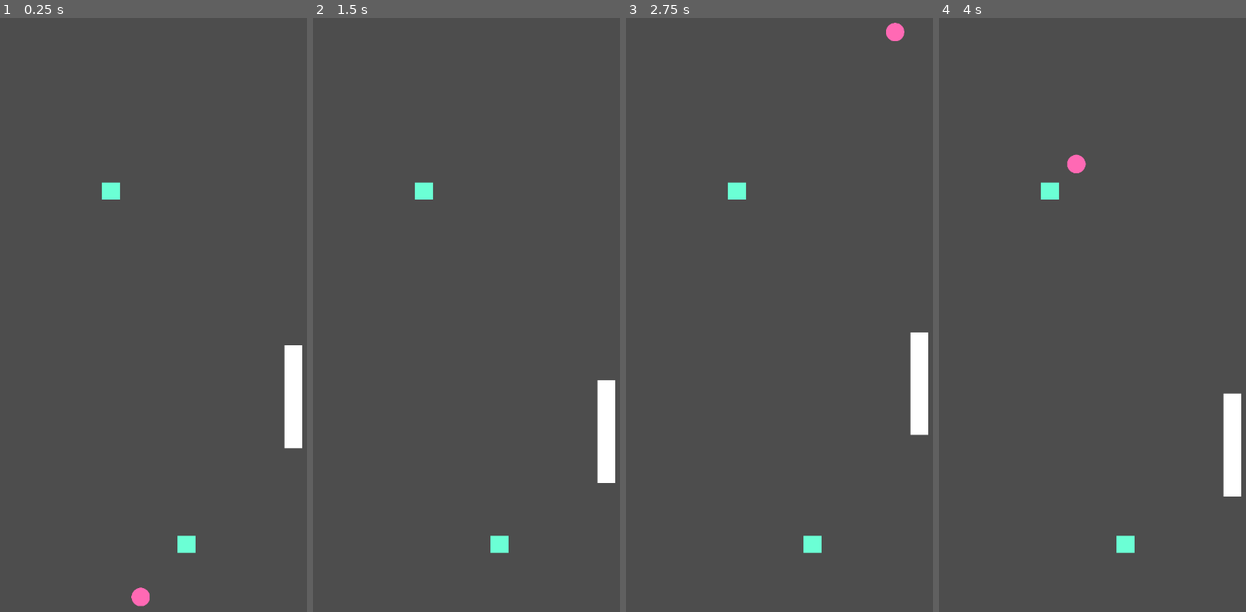
Above: before the commit, frames 1-4 (left to right).
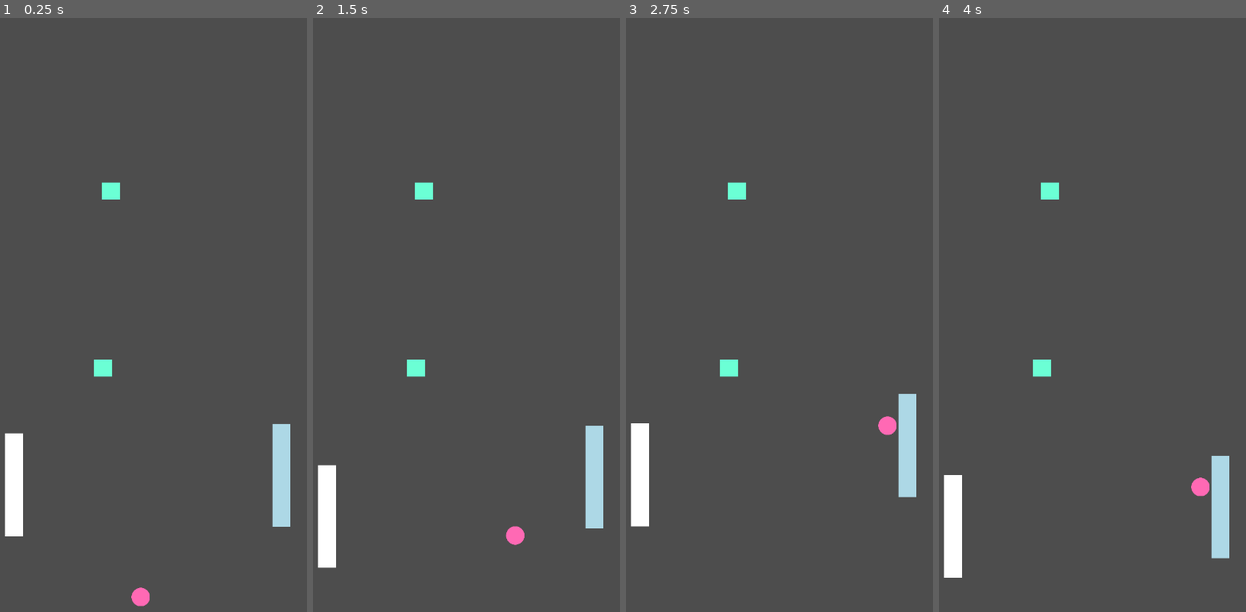
Above: after the commit, the same moments.

Repository: felipedfe/ricochet-godot
Game: Godot game, scene res://scenes/main.tscn
Same seed, same stepped clock (60 frames per second), same inputs: the game is played once before the commit and once after it.
Inputs (mouse positions are in pixels of both pictures, inside the frame that each line leads up to):
- Up to frame 1 (0.25 s): no input
- Up to frame 2 (1.5 s): move the mouse to (534, 261) at 0.52 s; click (534, 261) at 0.6 s; tap D (d) at 0.8, 1.35 s; move the mouse to (383, 326) at 1.27 s
- Up to frame 3 (2.75 s): click (696, 326) at 1.55 s; move the mouse to (804, 154) at 2.02 s; click (804, 154) at 2.1 s; tap D (d) at 2.3 s
- Up to frame 4 (4 s): move the mouse to (1061, 421) at 2.77 s; tap D (d) at 2.85, 3.8 s; click (1061, 421) at 3.05 s; move the mouse to (1187, 386) at 3.52 s; click (1187, 386) at 3.6 s

The runs differ from the first frame. In frame 1, 3.4% of the frame differs, in the area x 1-99%, y 55-91%; in frame 2, 3.4%; in frame 3, 3.6%, in the area x 1-99%, y 0-91%; in frame 4, 3.6%.

Commit message:
start creating grab bar

Diff:
--- /dev/null
+++ b/global.gd
@@ -0,0 +1,4 @@
+extends Node
+
+
+var ball_ready_to_launch = true
--- a/project.godot
+++ b/project.godot
@@ -14,6 +14,10 @@
 run/main_scene="uid://dgthmi1oursx1"
 config/features=PackedStringArray("4.5", "Mobile")
 config/icon="res://icon.svg"
+
+[autoload]
+
+Global="*res://scenes/global.tscn"
 
 [display]
 
--- a/scenes/bar_motion.tscn
+++ b/scenes/bar_motion.tscn
@@ -4,15 +4,16 @@
 [ext_resource type="Texture2D" uid="uid://de57akf2ckup2" path="res://assets/bar-default.png" id="2_yj06k"]
 
 [sub_resource type="RectangleShape2D" id="RectangleShape2D_ph1en"]
-size = Vector2(26.548672, 145.88234)
+size = Vector2(17.924835, 118.10841)
 
-[node name="MotionBarDefault" type="AnimatableBody2D"]
+[node name="BarMotion" type="AnimatableBody2D"]
+scale = Vector2(1.333, 1.275)
 script = ExtResource("1_a455q")
 
 [node name="BarSprite" type="Sprite2D" parent="."]
-scale = Vector2(1.3333333, 1.275)
 texture = ExtResource("2_yj06k")
 
 [node name="CollisionShape2D" type="CollisionShape2D" parent="."]
+position = Vector2(0.3750938, 0)
 scale = Vector2(1.13, 1.275)
 shape = SubResource("RectangleShape2D_ph1en")
--- /dev/null
+++ b/scenes/bar_motion_grab.tscn
@@ -0,0 +1,19 @@
+[gd_scene load_steps=4 format=3 uid="uid://c2ot0whx3iwi2"]
+
+[ext_resource type="Texture2D" uid="uid://de57akf2ckup2" path="res://assets/bar-default.png" id="1_6vroq"]
+[ext_resource type="Script" uid="uid://dn7rkf5sns7gs" path="res://scripts/bar_motion_grab.gd" id="1_eg0dk"]
+
+[sub_resource type="RectangleShape2D" id="RectangleShape2D_k8o8g"]
+size = Vector2(20, 149)
+
+[node name="BarMotionGrab" type="AnimatableBody2D"]
+scale = Vector2(1.333, 1.275)
+script = ExtResource("1_eg0dk")
+
+[node name="BarSprite" type="Sprite2D" parent="."]
+texture = ExtResource("1_6vroq")
+
+[node name="CollisionShape2D" type="CollisionShape2D" parent="."]
+position = Vector2(0, -0.5)
+shape = SubResource("RectangleShape2D_k8o8g")
+debug_color = Color(0.9538558, 2.0214916e-06, 0.5649288, 0.41960785)
--- /dev/null
+++ b/scenes/global.tscn
@@ -0,0 +1,6 @@
+[gd_scene load_steps=2 format=3 uid="uid://d3npdke84hmj7"]
+
+[ext_resource type="Script" uid="uid://o2am6ht281l3" path="res://global.gd" id="1_4pk28"]
+
+[node name="Global" type="Node"]
+script = ExtResource("1_4pk28")
--- a/scenes/level_1.tscn
+++ b/scenes/level_1.tscn
@@ -1,10 +1,11 @@
-[gd_scene load_steps=6 format=3 uid="uid://lnyqabnmu4ek"]
+[gd_scene load_steps=7 format=3 uid="uid://lnyqabnmu4ek"]
 
 [ext_resource type="PackedScene" uid="uid://dl5hd3nrepmkm" path="res://scenes/ball.tscn" id="1_014kd"]
 [ext_resource type="Script" uid="uid://5lx33s3kr54w" path="res://scripts/level_1.gd" id="1_bswci"]
 [ext_resource type="Script" uid="uid://p80bctg35b7g" path="res://scripts/ball.gd" id="3_rus8k"]
 [ext_resource type="PackedScene" uid="uid://8y8qv0vrfw6w" path="res://scenes/bar_motion.tscn" id="4_5xbjy"]
 [ext_resource type="PackedScene" uid="uid://b1n4uu3aa7u77" path="res://scenes/warpzone.tscn" id="5_4nkto"]
+[ext_resource type="PackedScene" uid="uid://c2ot0whx3iwi2" path="res://scenes/bar_motion_grab.tscn" id="5_fcfvj"]
 
 [node name="Level1" type="Node2D"]
 script = ExtResource("1_bswci")
@@ -21,7 +22,7 @@
 metadata/_edit_lock_ = true
 
 [node name="BarMotion1" parent="." instance=ExtResource("4_5xbjy")]
-position = Vector2(667, 801)
+position = Vector2(105, 978)
 
 [node name="Warpzone" parent="." instance=ExtResource("5_4nkto")]
 position = Vector2(95, 546)
@@ -39,12 +40,16 @@
 scale = Vector2(1.2, 1.2)
 
 [node name="WarpA" parent="Warpzone2" index="0"]
-position = Vector2(302.5, 840.8334)
+position = Vector2(162.5, 545.8334)
 
 [node name="WarpB" parent="Warpzone2" index="1"]
 position = Vector2(175.83334, 249.16664)
 
+[node name="BarMotionGrab1" parent="." instance=ExtResource("5_fcfvj")]
+position = Vector2(643, 959)
+
 [connection signal="screen_exited" from="Ball/VisibleOnScreenNotifier2D2" to="." method="_on_visible_on_screen_notifier_2d_screen_exited"]
 
+[editable path="Ball"]
 [editable path="Warpzone"]
 [editable path="Warpzone2"]
--- a/scenes/warpzone.tscn
+++ b/scenes/warpzone.tscn
@@ -1,6 +1,6 @@
 [gd_scene load_steps=4 format=3 uid="uid://b1n4uu3aa7u77"]
 
-[ext_resource type="Script" uid="uid://c8iuwol7260n0" path="res://scenes/warpzone.gd" id="1_t715l"]
+[ext_resource type="Script" uid="uid://c8iuwol7260n0" path="res://scripts/warpzone.gd" id="1_t715l"]
 [ext_resource type="Script" uid="uid://b5wii08qsqq4f" path="res://scripts/warp.gd" id="3_iqvb7"]
 
 [sub_resource type="RectangleShape2D" id="RectangleShape2D_aaglj"]
--- a/scripts/ball.gd
+++ b/scripts/ball.gd
@@ -1,47 +1,42 @@
-#extends CharacterBody2D
-#
-#@export var speed := 1500
-#var direction := Vector2.ZERO
-#var motion: Vector2
-#
-#func _ready():
-	#direction = Vector2.ZERO
-	#$BallSprite.modulate = Color.HOT_PINK # para pintar a bola
-#
-#func launch():
-	## (1, -1) = pra direita e pra cima
-	#direction = Vector2(1, -1).normalized() # normalized é pra deixar a velocidade diagonal não muito rápida
-#
-#func reset():
-	#direction = Vector2.ZERO
-	#motion = Vector2.ZERO
-#
-#func _physics_process(delta):
-	#if direction != Vector2.ZERO:
-		#motion = direction * speed * delta
-		#var collision = move_and_collide(motion)
-#
-		#if collision:
-			#direction = direction.bounce(collision.get_normal())
-				#
-
 extends CharacterBody2D
+class_name Ball
 
 @export var speed: float = 1500.0
-@export var separation_push: float = 1.0 # empurra pra fora após colisão (ajuste fino)
+#@export var separation_push: float = 1.0 # empurra pra fora após colisão (ajuste fino)
 
 var direction: Vector2 = Vector2.ZERO
+var current_direction: Vector2 = Vector2(1, -1)
+var ball_radius: float
 
 func _ready() -> void:
 	direction = Vector2.ZERO
 	$BallSprite.modulate = Color.HOT_PINK
+	ball_radius = $CollisionShape2D.shape.radius
+	print(ball_radius)
 
 func launch() -> void:
 	# (1, -1) = pra direita e pra cima
-	direction = Vector2(1, -1).normalized()
+	#direction = Vector2(1, -1).normalized()
+	direction = current_direction.normalized()
 
 func reset() -> void:
 	direction = Vector2.ZERO
+
+func reflects_direction(collision):
+	var normal = collision.get_normal()
+	direction = Vector2(-1, -1).normalized()
+	global_position += normal * 10.0
+	print(collision)
+
+func bounce(collision:KinematicCollision2D):
+	print(collision.get_collider())
+	# esse normal é o vetor da direção oposta ao objeto de colisão
+	# ex: se a bola bate no chão o normal retornado seria Vector2(0, -1), que seria a direção pra cima
+	var normal = collision.get_normal()
+	# reflete direção
+	direction = direction.bounce(normal).normalized()
+	# empurra a bola um pouquinho pra fora da barra, isso é pra evitar que bola agarre na barra
+	global_position += normal * 10.0
 
 func _physics_process(delta):
 	if direction != Vector2.ZERO:
@@ -49,10 +44,11 @@
 		var collision = move_and_collide(motion)
 
 		if collision:
-			var normal = collision.get_normal()
+			var collider = collision.get_collider()
 
-			# Reflete direção
-			direction = direction.bounce(normal).normalized()
+			# Se o collider tiver um método pra tratar a colisão ele chama, senao cai no bounce()
+			if collider != null and collider.has_method("on_ball_hit"):
+				collider.on_ball_hit(self, collision)
+				return
 
-			# Empurra a bola um pouquinho pra fora da barra
-			global_position += normal * 10.0
+			bounce(collision)
--- a/scripts/bar_motion.gd
+++ b/scripts/bar_motion.gd
@@ -1,9 +1,9 @@
 extends AnimatableBody2D
-
+class_name BarMotion
 
 var initial_y_pos: float
 var final_y_pos: float
-var speed = 200
+var speed = 0 # padrão é 200
 var dir: float = -1.0 # -1 = subindo, +1 = descendo
 
 # define até onde a barra pode subir e descer
--- /dev/null
+++ b/scripts/bar_motion_grab.gd
@@ -0,0 +1,30 @@
+extends "res://scripts/bar_motion.gd"
+
+
+var ball_local:Ball
+
+func _ready() -> void:
+	$BarSprite.modulate = Color.LIGHT_BLUE
+
+func on_ball_hit(ball: Ball, collision: KinematicCollision2D) -> void:
+	ball_local = ball
+	ball.reset()
+
+	# cola no ponto de contato (um tiquinho pra fora pra não ficar “dentro”)
+	var normal = collision.get_normal()
+	#var collision_x = collision.get_position().x
+	#ball.global_position = collision.get_position() + normal * ball.ball_radius # GAMBIARRA consertar depois, esse valor tem que ser dinâmico em relação ao tamanho da bola
+	ball.global_position = collision.get_position() + normal * (ball.ball_radius - 13) # GAMBIARRA consertar depois, esse valor tem que ser dinâmico em relação ao tamanho da bola
+	#print(typeof(collision_x))
+	#print(normal)
+	ball.current_direction.x = normal.x
+	#ball.direction = Vector2(-1, -1)
+
+	Global.ball_ready_to_launch = true
+	print(ball_local.position + Vector2(200,200))
+
+func _process(_delta: float) -> void:
+	if ball_local:
+		ball_local.position = position - Vector2(40,40) # GAMBIARRA calcular esse valor depois
+		print(Global.ball_ready_to_launch)
+	#pass
--- a/scripts/level_1.gd
+++ b/scripts/level_1.gd
@@ -1,15 +1,18 @@
 extends Node2D
 
 @onready var ball_node: CharacterBody2D = $Ball
-@onready var bar1: AnimatableBody2D = $BarMotion1
+@onready var bar1: BarMotion = $BarMotion1
+@onready var bar_grab1: BarMotion = $BarMotionGrab1
 var initial_ball_pos: Vector2
-var ball_ready_to_launch = true
+#var ball_ready_to_launch = true
 
 func _ready():
 	initial_ball_pos = Vector2(get_viewport_rect().size.x / 2, get_viewport_rect().size.y - 30)
 	ball_node.position = initial_ball_pos
 	bar1.setup(50,200)
-	#bar1.set_speed(1000)
+	bar1.set_speed(200)
+	bar_grab1.setup(100, 170)
+	bar_grab1.set_speed(200)
 
 func reset_ball_pos():
 	ball_node.position = initial_ball_pos
@@ -18,10 +21,11 @@
 func _on_visible_on_screen_notifier_2d_screen_exited():
 	print("bolinha saiu da tela!")
 	reset_ball_pos()
-	ball_ready_to_launch = true
+	$Ball.current_direction = Vector2(1, -1)
+	Global.ball_ready_to_launch = true
 
 func _process(_delta):
 	if Input.is_action_just_pressed("click") or Input.is_action_just_pressed("d"):
-		if ball_ready_to_launch:
+		if Global.ball_ready_to_launch:
 			ball_node.launch()
-			ball_ready_to_launch = false
+			Global.ball_ready_to_launch = false
Not shown, added: global.gd.uid
Not shown, added: scripts/bar_motion_grab.gd.uid
Renamed: scenes/warpzone.gd -> scripts/warpzone.gd
Renamed: scenes/warpzone.gd.uid -> scripts/warpzone.gd.uid
